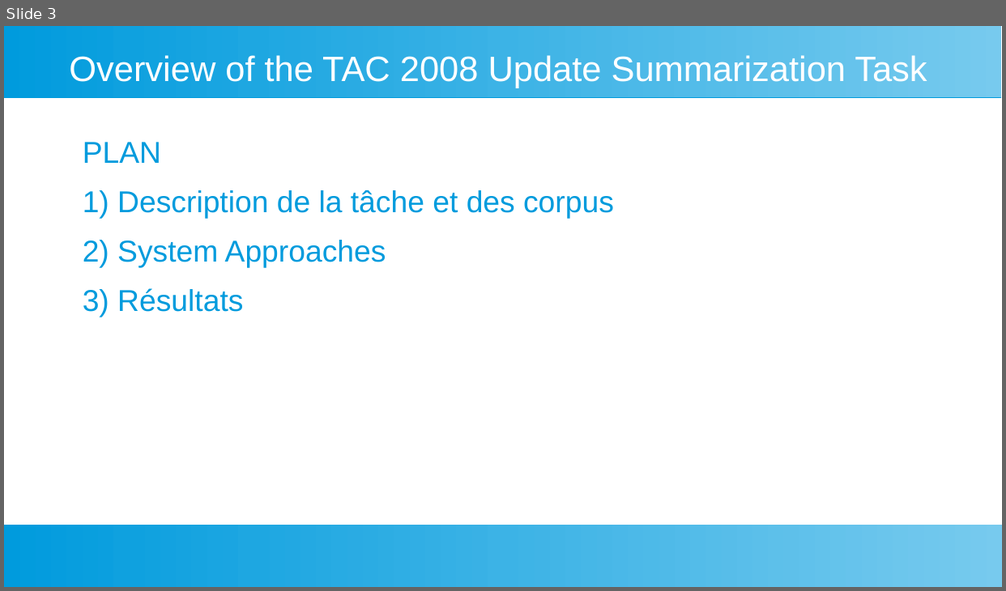
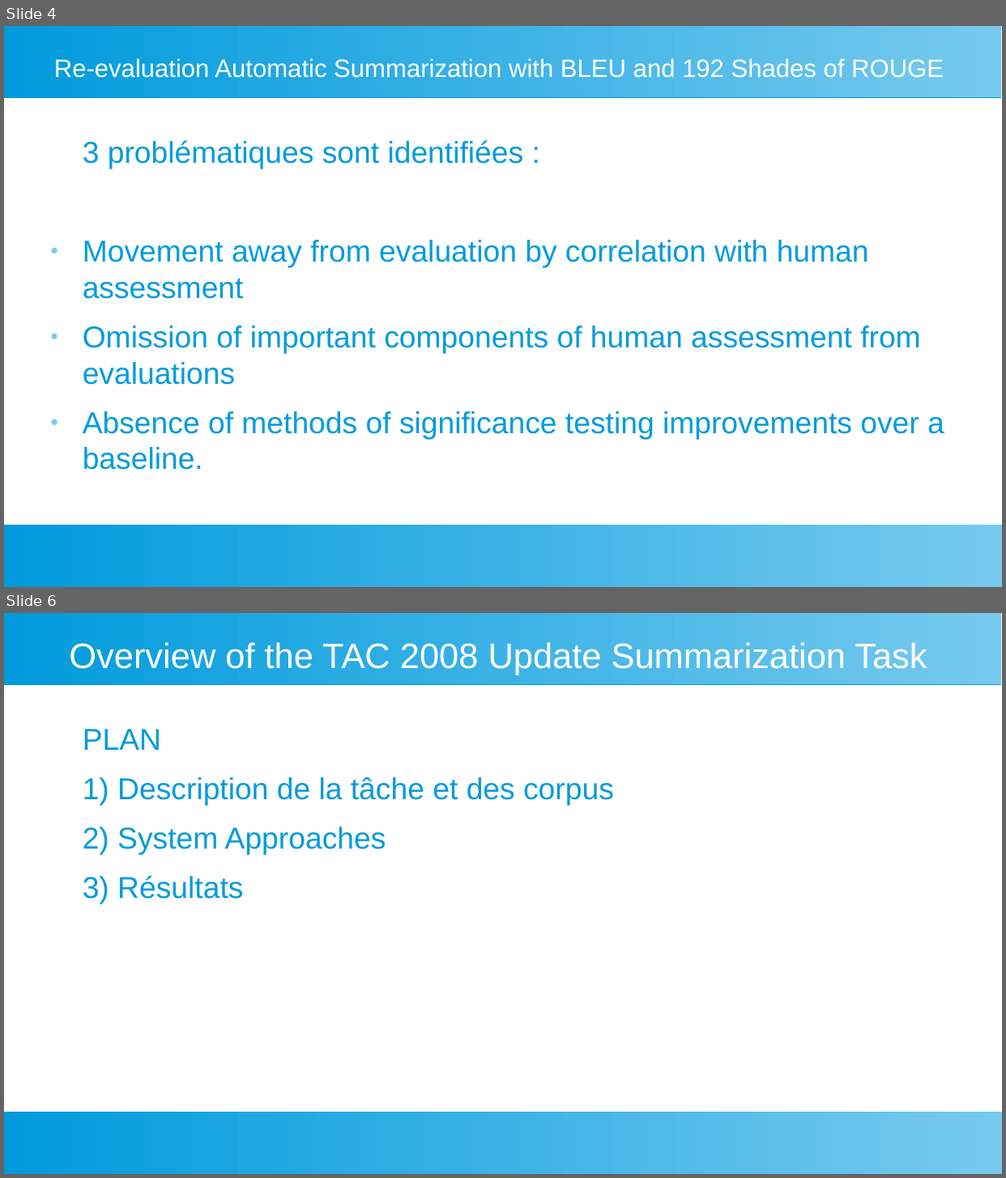
Before and after one commit to fannybachey/stage_2024, a slide deck: presentation/presentation_2.odp. Shown one above the other, each under a label of ours: slide 3 before the commit, slides 4 and 6 after it; the slides between them are not shown. The pictures are 1006x591 and 1006x1178 pixels, drawn with LibreOffice and Linux fonts; fonts in the diff are those of the drawing. Boxes give left, top, right and bottom in pixels: in the first picture for what was removed or moved away, otherwise in the second. Text is boxed around its words. In the diff, an @@ line names an element or a change of style, - is before the commit and + after.

```diff
--- a/presentation/presentation_2.odp
+++ b/presentation/presentation_2.odp
@@ slide 4 added at (x1=4, y1=26, x2=1002, y2=587), background #FFFFFF; not listed: 2 template elements that a slide beside it also shows @@
@@ title added at (x1=54, y1=58, x2=944, y2=78), 20 pt, text #FFFFFF @@
+Re-evaluation Automatic Summarization with BLEU and 192 Shades of ROUGE
@@ text added at (x1=83, y1=140, x2=944, y2=470), 24 pt, text #009BDD @@
+3 problématiques sont identifiées :
+● Movement away from evaluation by correlation with human assessment
+● Omission of important components of human assessment from evaluations
+● Absence of methods of significance testing improvements over a baseline.
@@ what was slide 3 is now slide 6 @@
```
Also in this commit, not shown: 3 slides changed, 2 other slides added, 2 other files.
